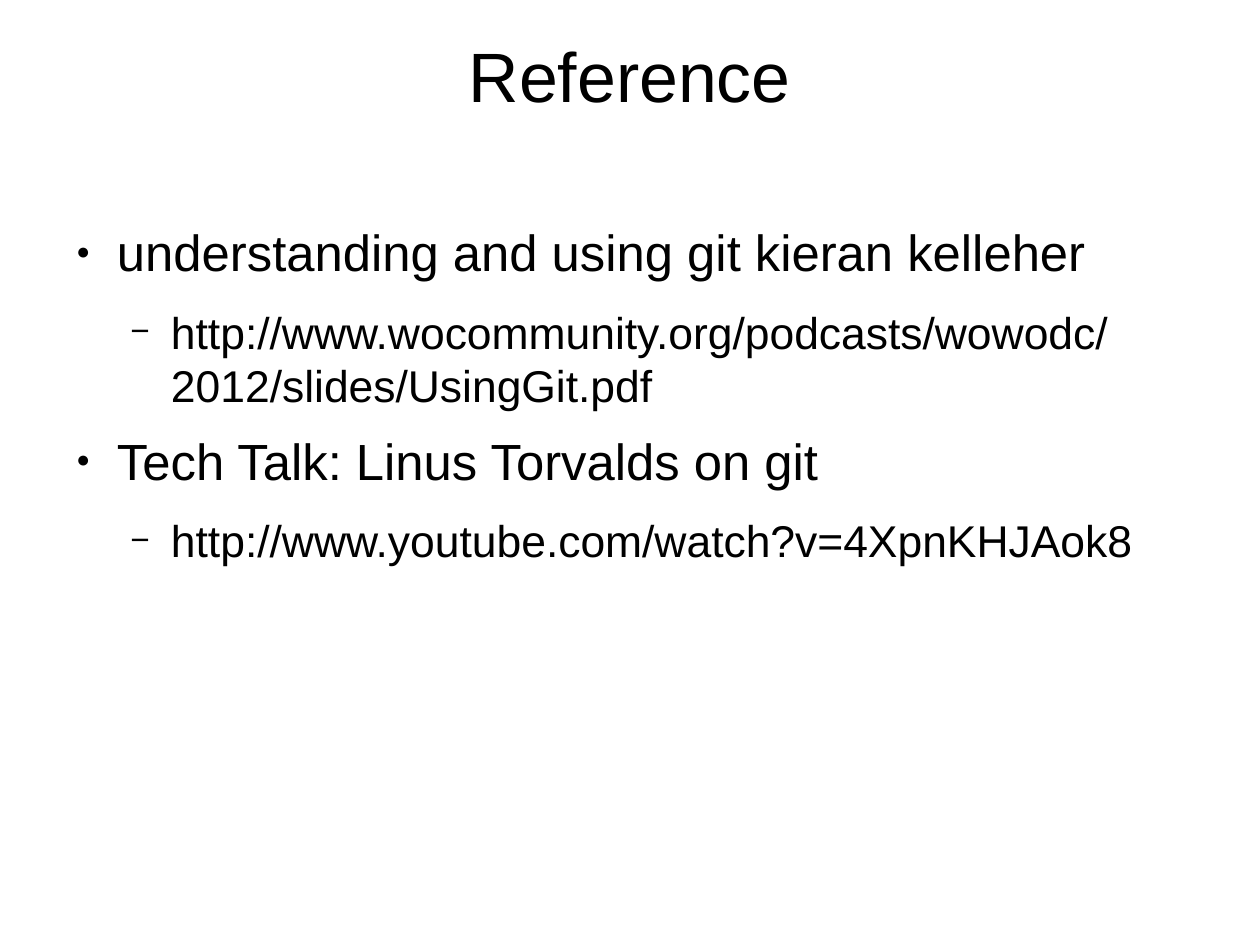
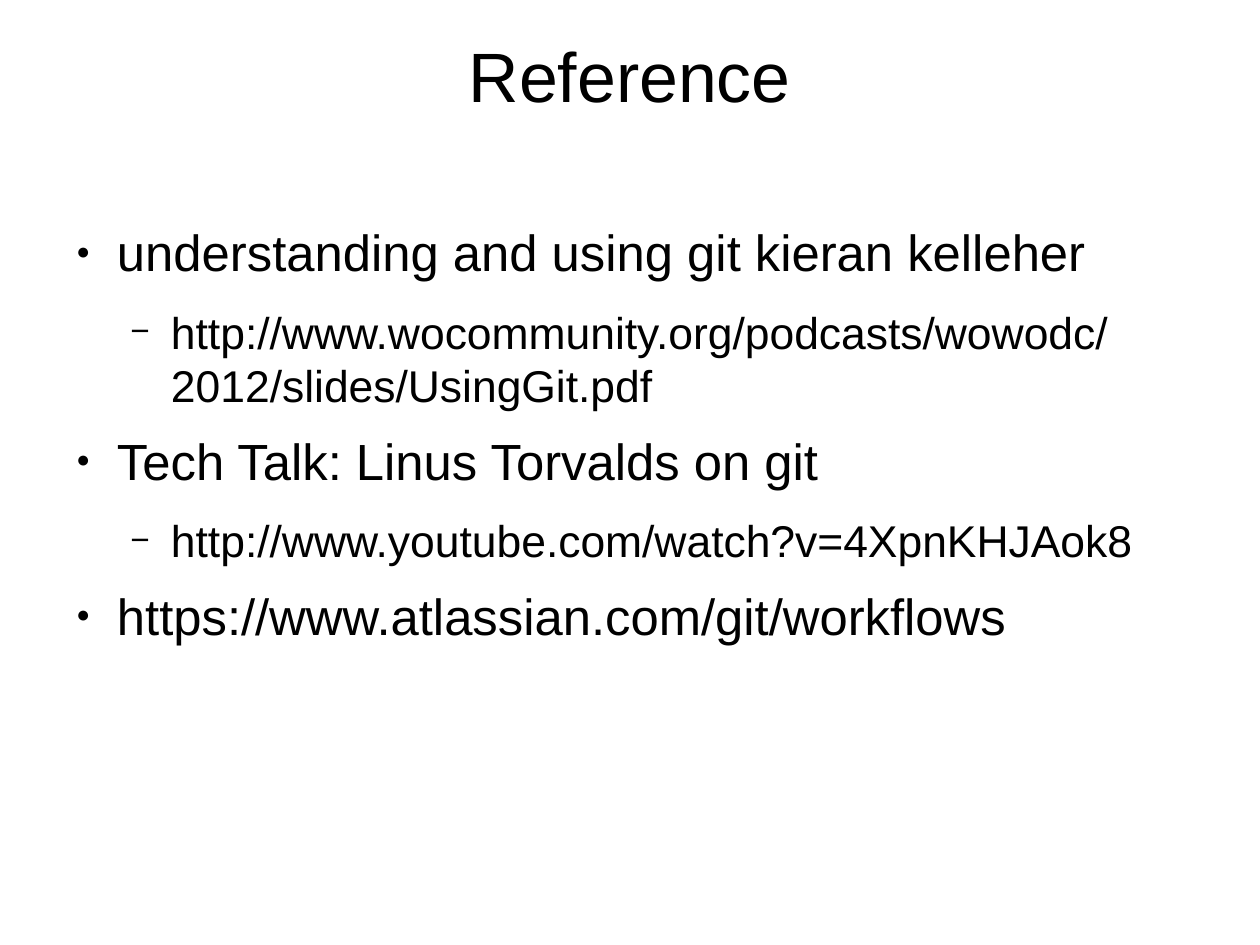
Before and after one commit to aminhjz-old/learngitthehardway, a slide deck: slide 29 of learngitthehardway.odp (slide 24 before the commit). Drawn at 1260x945 pixels with LibreOffice and Linux fonts; fonts in the diff are those of the drawing. Boxes give left, top, right and bottom in pixels: in the first picture for what was removed or moved away, otherwise in the second. Text is boxed around its words. In the diff, an @@ line names an element or a change of style, - is before the commit and + after.

```diff
--- a/learngitthehardway.odp
+++ b/learngitthehardway.odp
@@ text at (x1=117, y1=598, x2=1006, y2=645): paragraph added @@
+● https://www.atlassian.com/git/workflows
```
Also in this commit, not shown: 5 other slides changed, 7 slides added, 2 slides removed, 4 other files.
